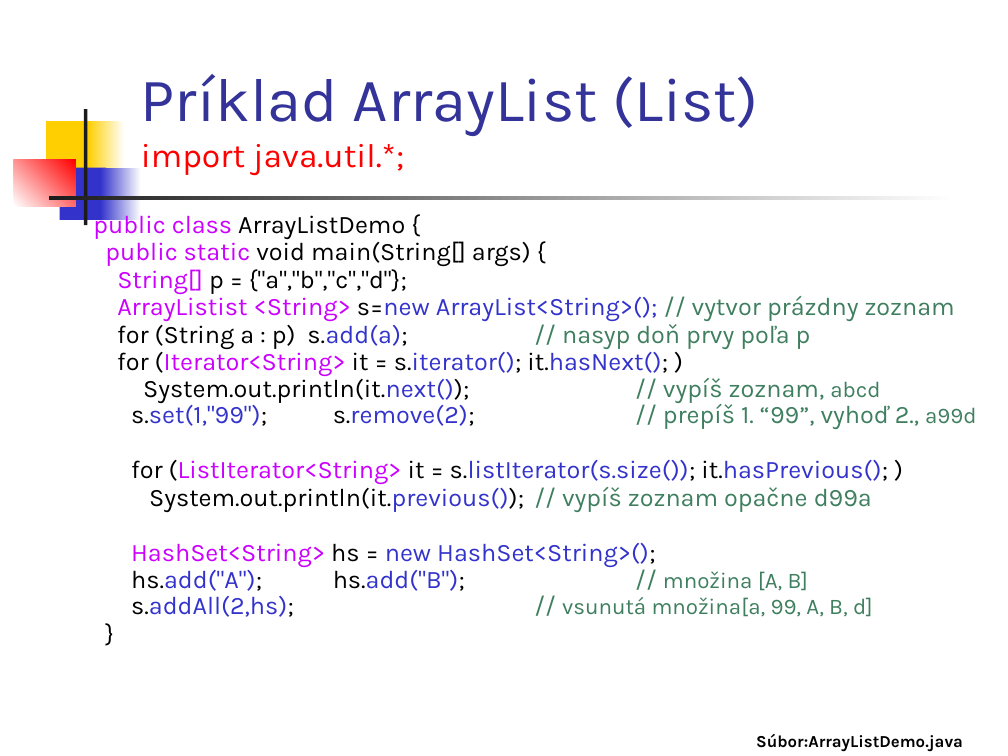
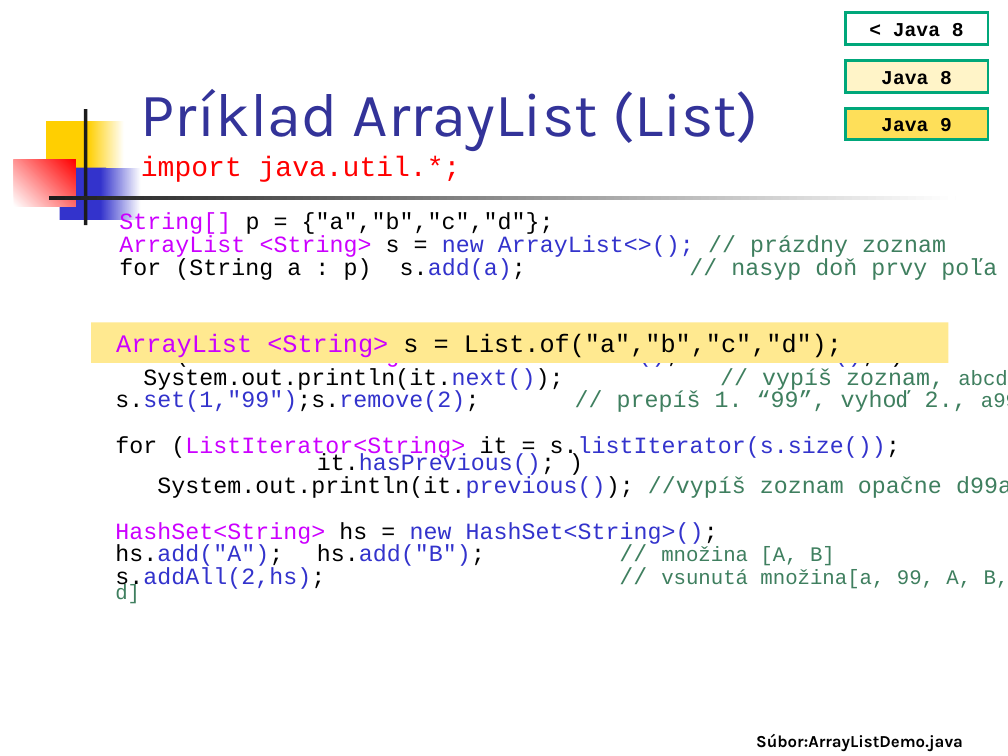
Before and after one commit to Programovanie4/Prednasky, a slide deck: slide 20 of 06/06_java.ppt (slide 15 before the commit). Drawn at 1008x756 pixels with LibreOffice and Linux fonts; fonts in the diff are those of the drawing. Boxes give left, top, right and bottom in pixels: in the first picture for what was removed or moved away, otherwise in the second. Text is boxed around its words. In the diff, an @@ line names an element or a change of style, - is before the commit and + after.

```diff
--- a/06/06_java.ppt
+++ b/06/06_java.ppt
@@ rectangle added at box(846, 13, 989, 45), outline #00A77A 2.01 pt, 14 pt, text #000000, bold @@
+< Java 8
@@ title "Príklad ArrayList (List) import java.util.*;" at box(141, 89, 758, 182): size 24 to 20 pt, font Karla to Courier New in "import java.util.*;" @@
@@ rectangle added at box(846, 60, 989, 92), fill #FFF4C8, outline #00A77A 2.01 pt, 14 pt, text #000000, bold @@
+Java 8
@@ rectangle added at box(846, 109, 989, 140), fill #FEDF59, outline #00A77A 2.01 pt, 14 pt, text #000000, bold @@
+Java 9
@@ text at box(115, 212, 1008, 604): paragraph removed @@
-}
@@ text "String[] p = {"a","b","c","d"};": place and size @@
-text "String[] p = {"a","b","c","d"};" at box(93, 210, 976, 617)
+text "String[] p = {"a","b","c","d"};" at box(115, 212, 1008, 604)
@@ text at box(93, 210, 531, 267): paragraphs removed @@
-public class ArrayListDemo {
-public static void main(String[] args) {
@@ text at box(115, 212, 1008, 604): size 18 to 16.6 pt in "String[] p = {"a","b","c","d"};", "for (String a : p) s.add(a); // ...", "for (Iterator<String> it = s.iterator(); it.hasNext(); )", "System.out.println(it.next()); // vypíš zoznam," and 4 more places; font Karla to Courier New in "String[] p = {"a","b","c","d"};", "for (String a : p) s.add(a); // ...", "for (Iterator<String> it = s.iterator(); it.hasNext(); )", "System.out.println(it.next()); // vypíš zoznam, abcd" and 4 more places; size 16 to 14.8 pt in "abcd", "množina [A, B]", "vsunutá množina[a, 99, A, B, d]"; line spacing 0.7 to 0.6 @@
@@ text at box(119, 235, 946, 259): text changed; size 18 to 16.6 pt; font Karla to Courier New; text colour #3333CC to #CC00FF @@
-ArrayListist <String> s=new ArrayList<String>(); // vytvor prázdny zoznam
+ArrayList <String> s = new ArrayList<>(); // prázdny zoznam
@@ rectangle added at box(91, 323, 949, 363), fill #FFE990, 18 pt, text #000000 @@
+ArrayList <String> s = List.of("a","b","c","d");
@@ text at box(115, 390, 967, 412): text changed; size 18 to 16.6 pt; font Karla to Courier New @@
-s.set(1,"99"); s.remove(2); // prepíš 1. “99”, vyhoď 2., a99d
+s.set(1,"99");s.remove(2); // prepíš 1. “99”, vyhoď 2., a99d
@@ text at box(157, 476, 1008, 498): text changed; size 18 to 16.6 pt; font Karla to Courier New @@
-System.out.println(it.previous()); // vypíš zoznam opačne d99a
+System.out.println(it.previous()); //vypíš zoznam opačne d99a
```
Also in this commit, not shown: 13 other slides changed, 6 slides added, 3 other files.
